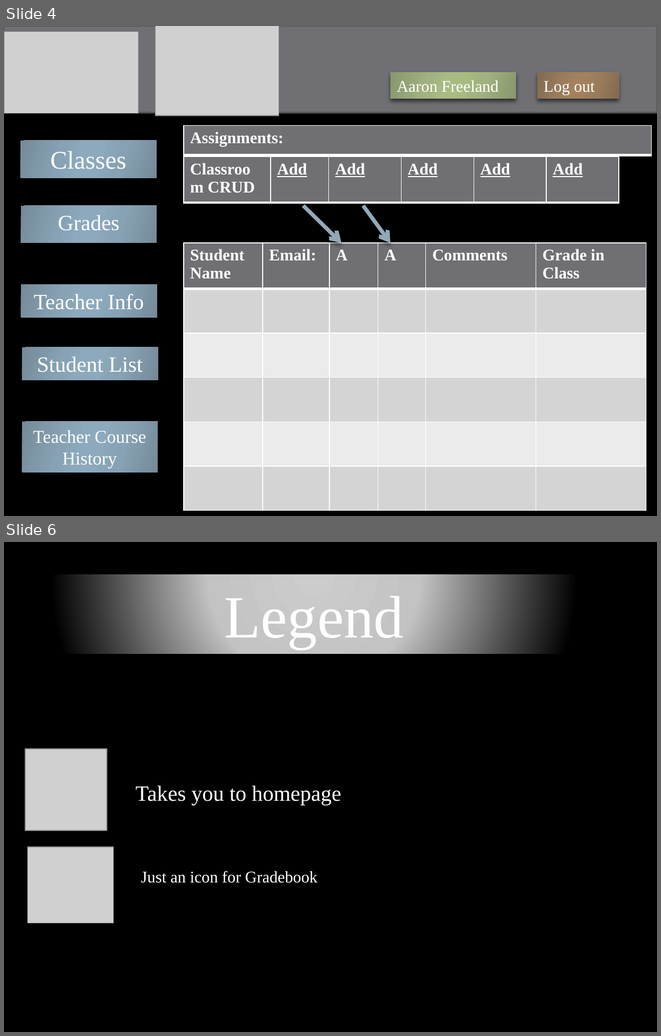
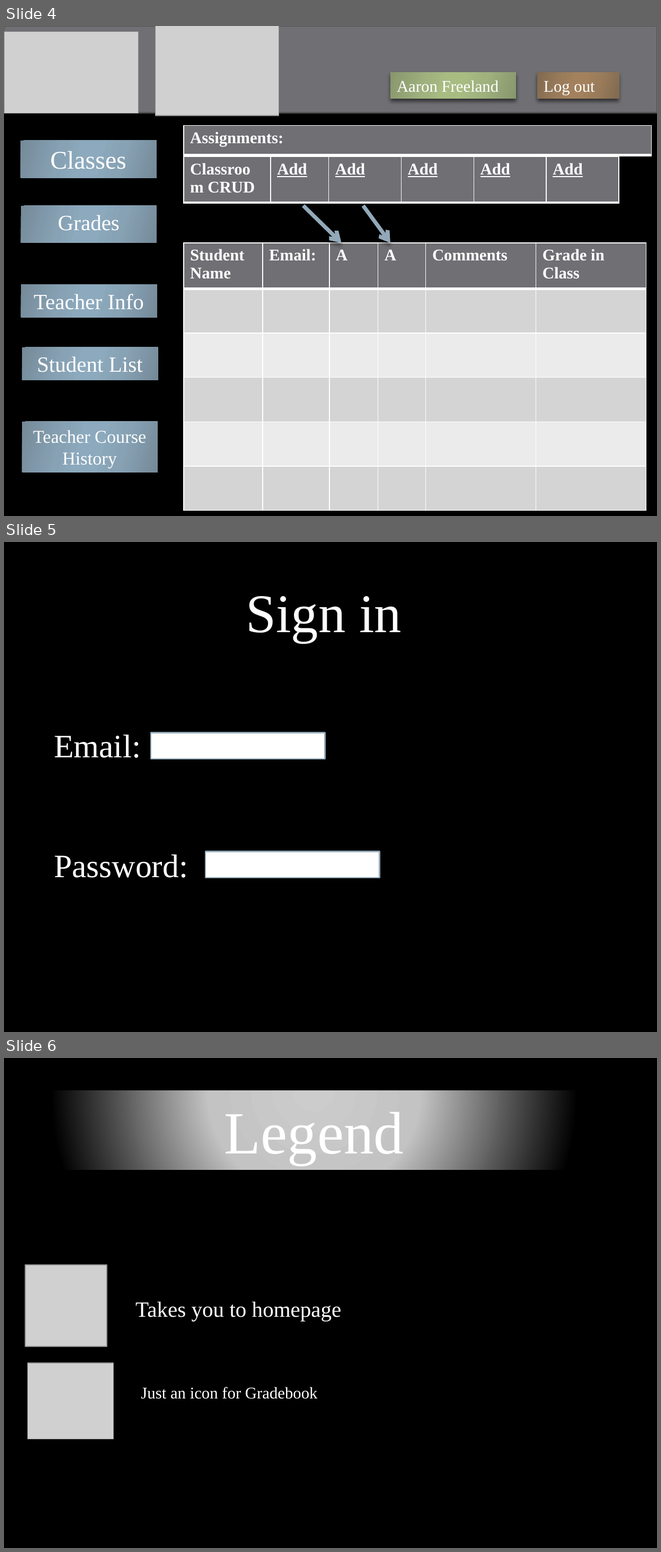
Before and after one commit to WVUP/Spring-2015, a slide deck: Assignments/Gradebook App PowerPont/Austin Brand/Javascript_Gradebook_Storyboard.pptx. Shown one above the other, each under a label of ours: slides 4 and 6 before the commit, slides 4, 5 and 6 after it; the slides between them are not shown. The pictures are 661x1036 and 661x1552 pixels, drawn with LibreOffice and Linux fonts; fonts in the diff are those of the drawing; grey boxes stand for pictures; background and template pictures are left out. Boxes give left, top, right and bottom in pixels: in the first picture for what was removed or moved away, otherwise in the second. Text is boxed around its words. In the diff, an @@ line names an element or a change of style, - is before the commit and + after.

Commit message:
Sign in page created

```diff
--- a/Assignments/Gradebook App PowerPont/Austin Brand/Javascript_Gradebook_Storyboard.pptx
+++ b/Assignments/Gradebook App PowerPont/Austin Brand/Javascript_Gradebook_Storyboard.pptx
@@ slide 5 added at <box>4,542,657,1032</box>, background picture (left out) @@
@@ text added at <box>246,596,402,643</box>, 60 pt, text #FFFFFF @@
+Sign in
@@ text added at <box>54,734,141,758</box>, 36 pt, text #FFFFFF @@
+Email:
@@ rectangle added at <box>151,733,325,759</box>, fill #FFFFFF, outline #92A9B9 1.5 pt @@
@@ text added at <box>54,854,188,877</box>, 36 pt, text #FFFFFF @@
+Password:
@@ rectangle added at <box>205,851,379,877</box>, fill #FFFFFF, outline #92A9B9 1.5 pt @@
```
Also in this commit, not shown: 1 slide removed.
